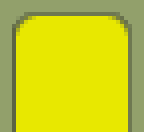
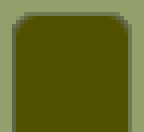
Before/after of a 144x132 layered artwork. What changed in the layer stack:
painted on "tab_layer" over [16, 16, 128, 132]
